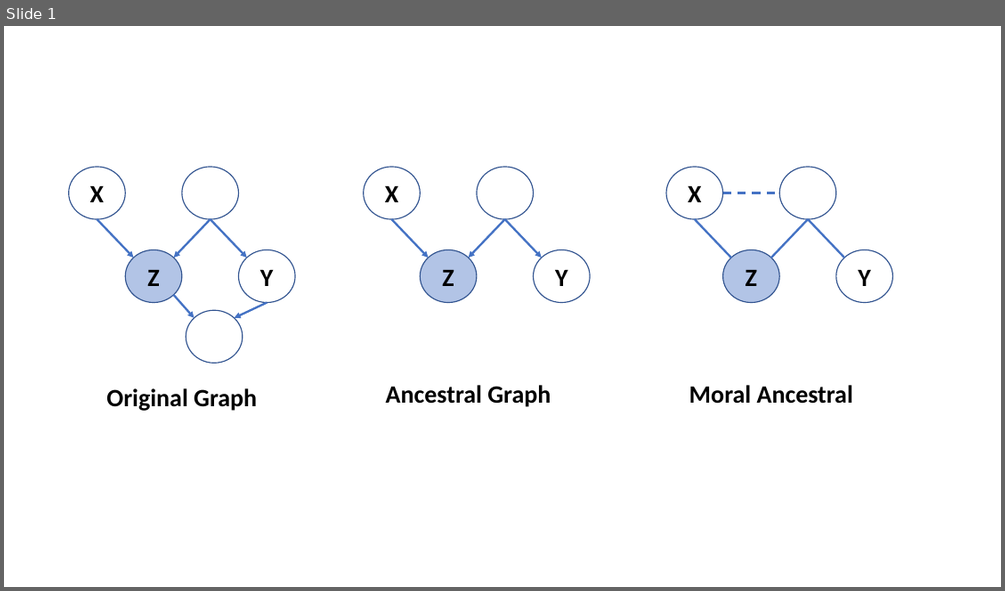
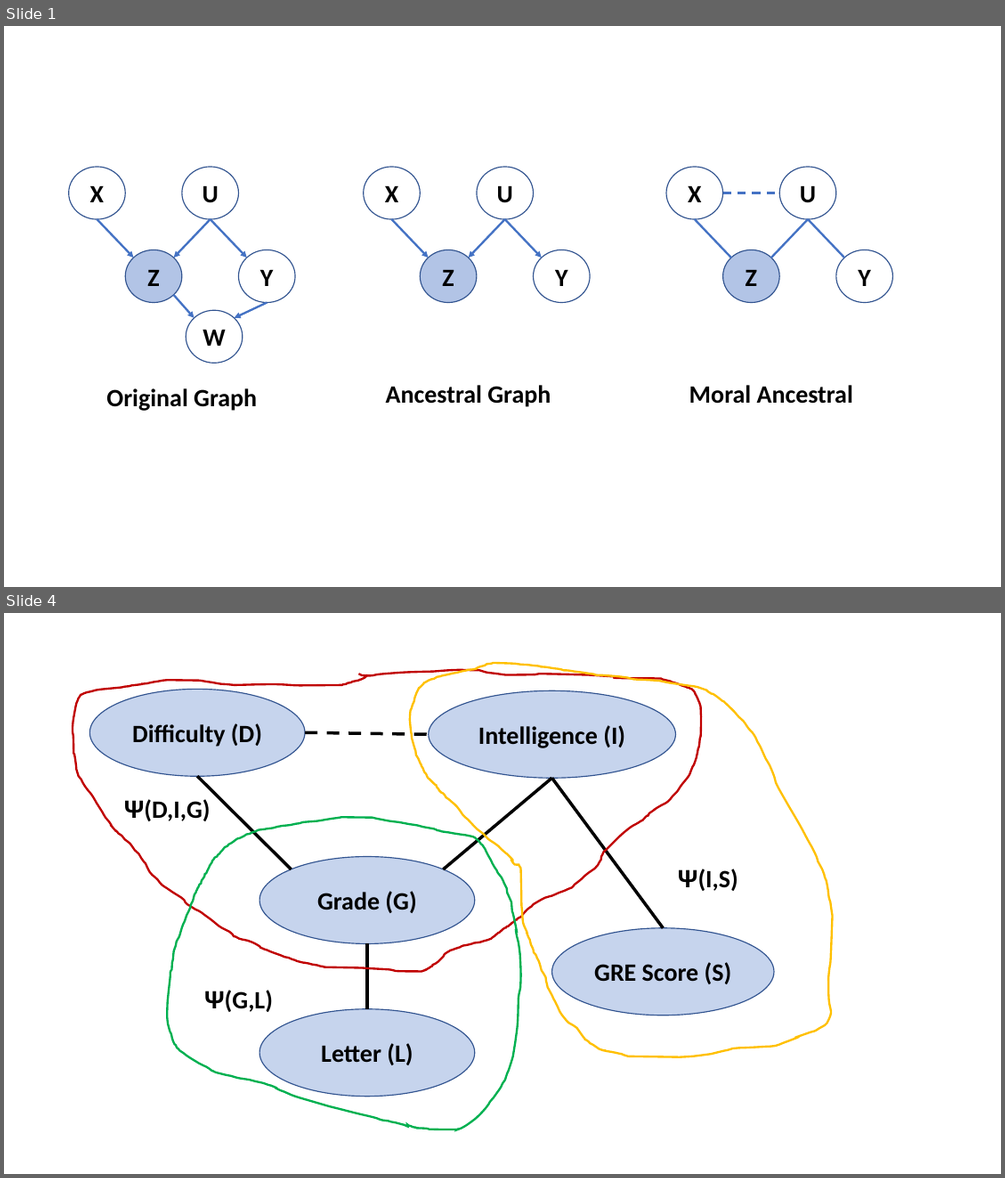
Before and after one commit to StephenElston/CSCI_E_82A_Probabalistic_Programming, a slide deck: Lesson3_MarkovNetworks/img/Diagrams.pptx. Shown one above the other, each under a label of ours: slide 1 before the commit, slides 1 and 4 after it; the slides between them are not shown. The pictures are 1005x591 and 1005x1178 pixels, drawn with LibreOffice and Linux fonts; fonts in the diff are those of the drawing. Boxes give left, top, right and bottom in pixels: in the first picture for what was removed or moved away, otherwise in the second. Text is boxed around its words. In the diff, an @@ line names an element or a change of style, - is before the commit and + after.

```diff
--- a/Lesson3_MarkovNetworks/img/Diagrams.pptx
+++ b/Lesson3_MarkovNetworks/img/Diagrams.pptx
@@ slide 4 added at [4,613,1001,1174], background #FFFFFF @@
@@ freeform shape added at [410,663,833,1057], outline #FFC000 2 pt @@
@@ freeform shape added at [73,670,702,971], outline #C00000 2 pt @@
@@ ellipse added at [90,690,306,777], fill #4472C4 at 30% opacity, outline #325491 1 pt, 24 pt, text #000000, bold @@
+Difficulty (D)
@@ ellipse added at [429,690,676,779], fill #4472C4 at 30% opacity, outline #325491 1 pt, 24 pt, text #000000, bold @@
+Intelligence (I)
@@ line added from (305, 732) to (429, 734), #000000 3 pt dashed @@
@@ text added at [124,799,210,821], 24 pt, text #000000, bold @@
+Ψ(D,I,G)
@@ line added from (198, 776) to (291, 869), #000000 3 pt @@
@@ line added from (552, 779) to (443, 869), #000000 3 pt @@
@@ line added from (552, 779) to (663, 928), #000000 3 pt @@
@@ freeform shape added at [167,817,521,1130], outline #00B050 2 pt @@
@@ ellipse added at [259,857,475,944], fill #4472C4 at 30% opacity, outline #325491 1 pt, 24 pt, text #000000, bold @@
+Grade (G)
@@ text added at [678,868,738,891], 24 pt, text #000000, bold @@
+Ψ(I,S)
@@ ellipse added at [552,928,774,1015], fill #4472C4 at 30% opacity, outline #325491 1 pt, 24 pt, text #000000, bold @@
+GRE Score (S)
@@ line added from (367, 943) to (367, 1008), #000000 3 pt @@
@@ text added at [204,989,273,1012], 24 pt, text #000000, bold @@
+Ψ(G,L)
@@ ellipse added at [259,1008,475,1096], fill #4472C4 at 30% opacity, outline #325491 1 pt, 24 pt, text #000000, bold @@
+Letter (L)
@@ slide 1 changed as well @@
@@ text in ellipse at [202,186,218,203]: text added @@
+U
@@ text in ellipse at [497,186,513,203]: text added @@
+U
@@ text in ellipse at [800,186,816,203]: text added @@
+U
@@ text in ellipse at [202,329,225,346]: text added @@
+W
```
Also in this commit, not shown: 2 other slides added, 3 other files.
